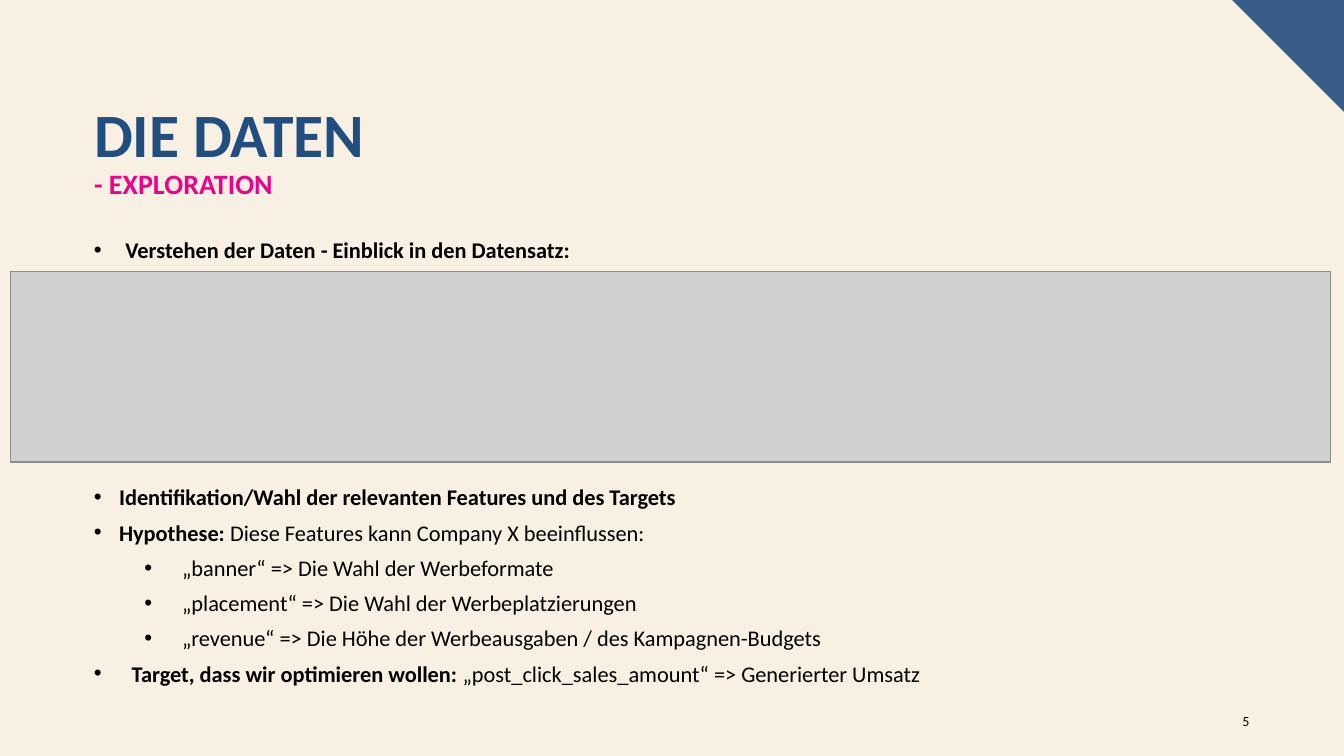
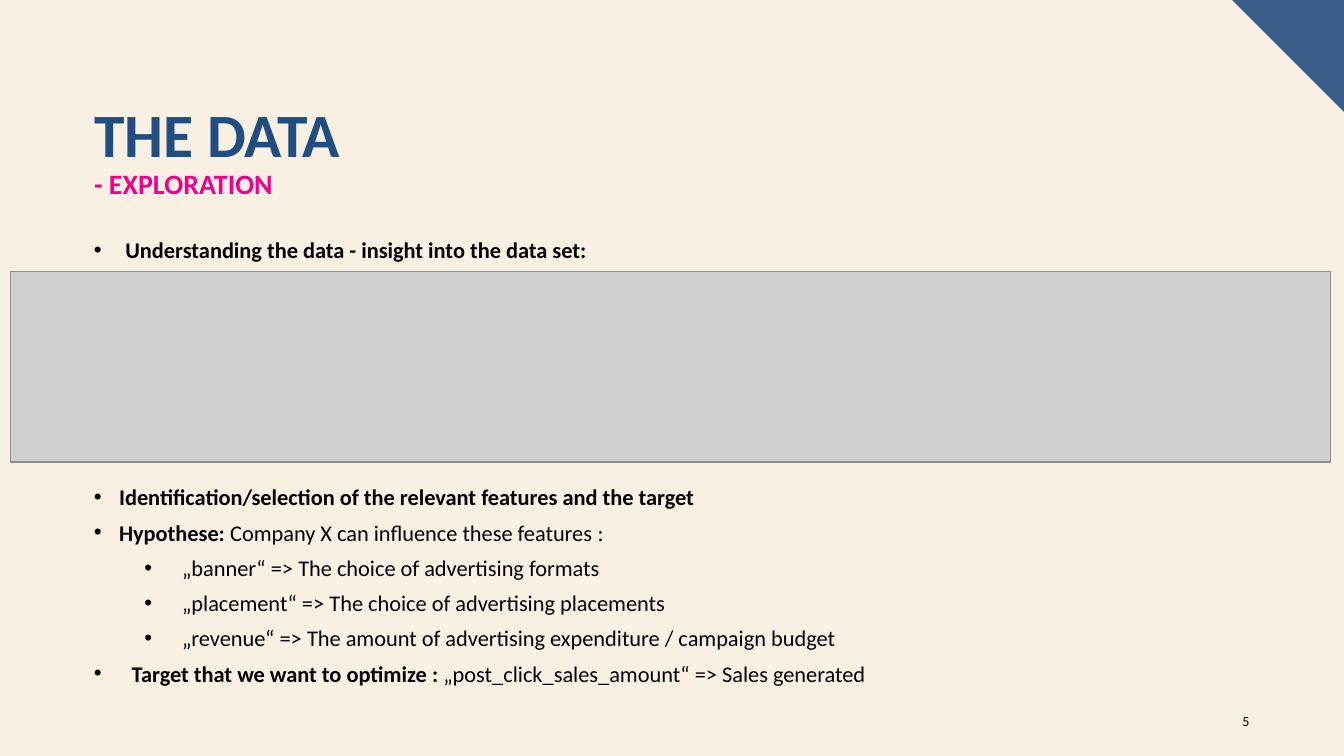
Before and after one commit to oliverschulz1983/Machine-learning-in-online-marketing-analysis-and-identification-of-optimisation-opportunities, a slide deck: slide 5 of Machine_Learning_in_Online_Marketing.pptx. Drawn at 1344x756 pixels with LibreOffice and Linux fonts; fonts in the diff are those of the drawing; grey boxes stand for pictures. Boxes give left, top, right and bottom in pixels: in the first picture for what was removed or moved away, otherwise in the second. Text is boxed around its words. In the diff, an @@ line names an element or a change of style, - is before the commit and + after.

```diff
--- a/Machine_Learning_in_Online_Marketing.pptx
+++ b/Machine_Learning_in_Online_Marketing.pptx
@@ title at <box>94,117,340,194</box>: text changed @@
-DIE DATEN
-- EXPLORATION
+THE DATA
+- EXPLORATION
@@ text at <box>119,242,865,686</box>: text changed @@
-• Verstehen der Daten - Einblick in den Datensatz:
-• Identifikation/Wahl der relevanten Features und des Targets
-• Hypothese: Diese Features kann Company X beeinflussen:
-  • „banner“ => Die Wahl der Werbeformate
-  • „placement“ => Die Wahl der Werbeplatzierungen
-  • „revenue“ => Die Höhe der Werbeausgaben / des Kampagnen-Budgets
-• Target, dass wir optimieren wollen: „post_click_sales_amount“ => Generierter Umsatz
+• Understanding the data - insight into the data set:
+• Identification/selection of the relevant features and the target
+• Hypothese: Company X can influence these features :
+  • „banner“ => The choice of advertising formats
+  • „placement“ => The choice of advertising placements
+  • „revenue“ => The amount of advertising expenditure / campaign budget
+• Target that we want to optimize : „post_click_sales_amount“ => Sales generated
```
Also in this commit, not shown: 14 other slides changed, 2 slides added, 3 slides removed.
